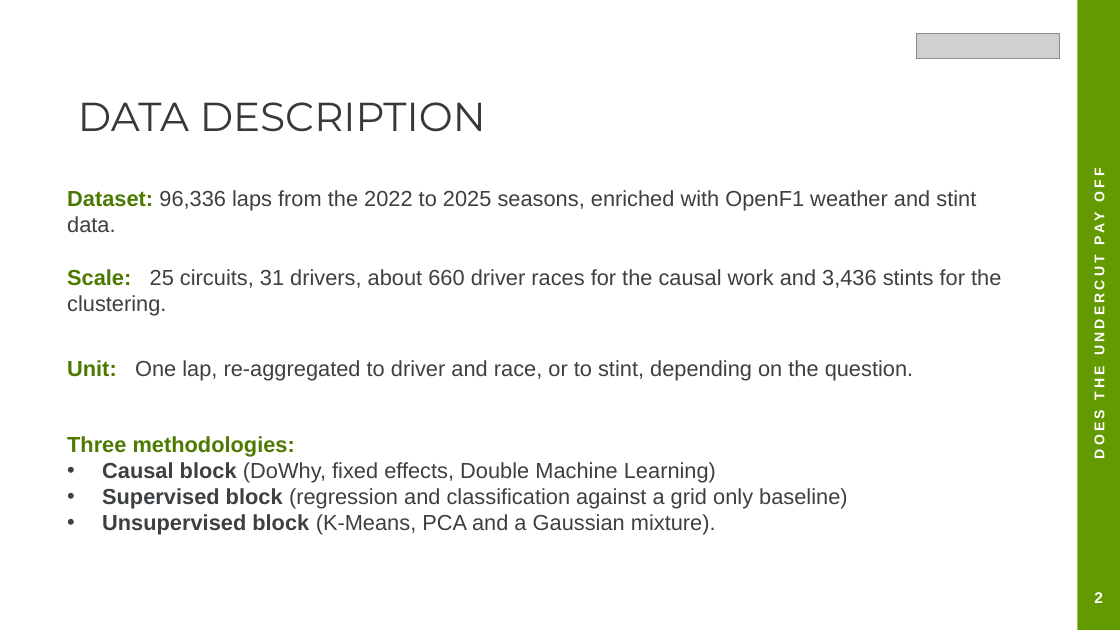
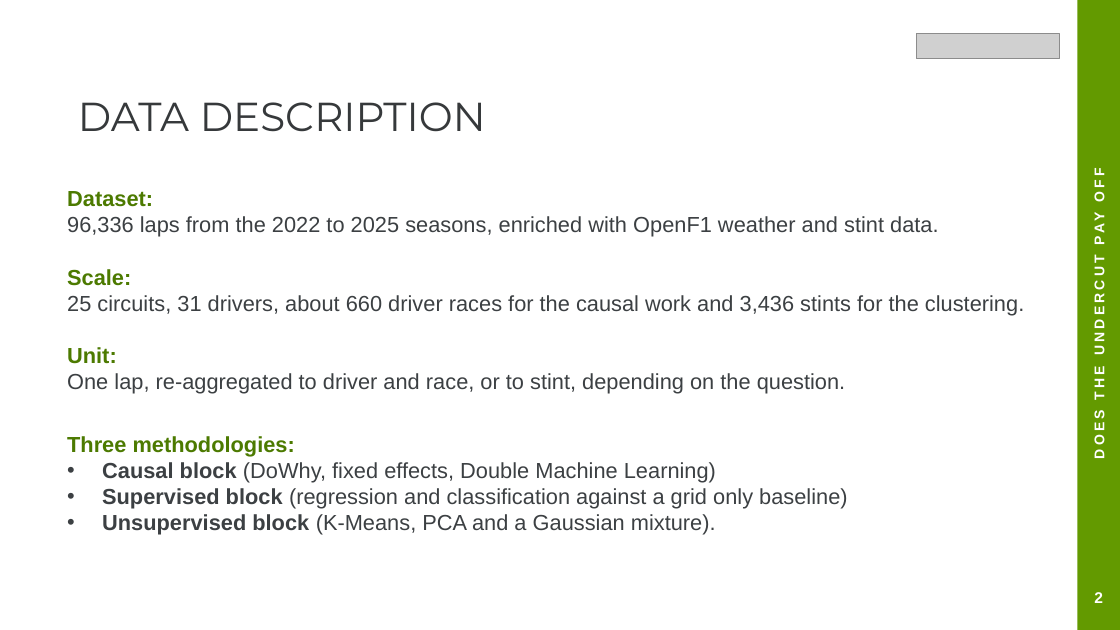
Before and after one commit to Munish0303/dai-mission-group-K, a slide deck: slide 4 of presentation.pptx. Drawn at 1120x630 pixels with LibreOffice and Linux fonts; fonts in the diff are those of the drawing; grey boxes stand for pictures. Boxes give left, top, right and bottom in pixels: in the first picture for what was removed or moved away, otherwise in the second. Text is boxed around its words. In the diff, an @@ line names an element or a change of style, - is before the commit and + after.

```diff
--- a/presentation.pptx
+++ b/presentation.pptx
@@ text at [67, 191, 938, 237]: text changed @@
-Dataset: 96,336 laps from the 2022 to 2025 seasons, enriched with OpenF1 weather and stint data.
+Dataset:
+96,336 laps from the 2022 to 2025 seasons, enriched with OpenF1 weather and stint data.
@@ text at [67, 269, 1024, 315]: text changed @@
-Scale: 25 circuits, 31 drivers, about 660 driver races for the causal work and 3,436 stints for the clustering.
+Scale:
+25 circuits, 31 drivers, about 660 driver races for the causal work and 3,436 stints for the clustering.
@@ text at [67, 347, 845, 394]: text changed @@
-Unit: One lap, re-aggregated to driver and race, or to stint, depending on the question.
+Unit:
+One lap, re-aggregated to driver and race, or to stint, depending on the question.
```
Also in this commit, not shown: 6 other slides changed, 1 other file.
